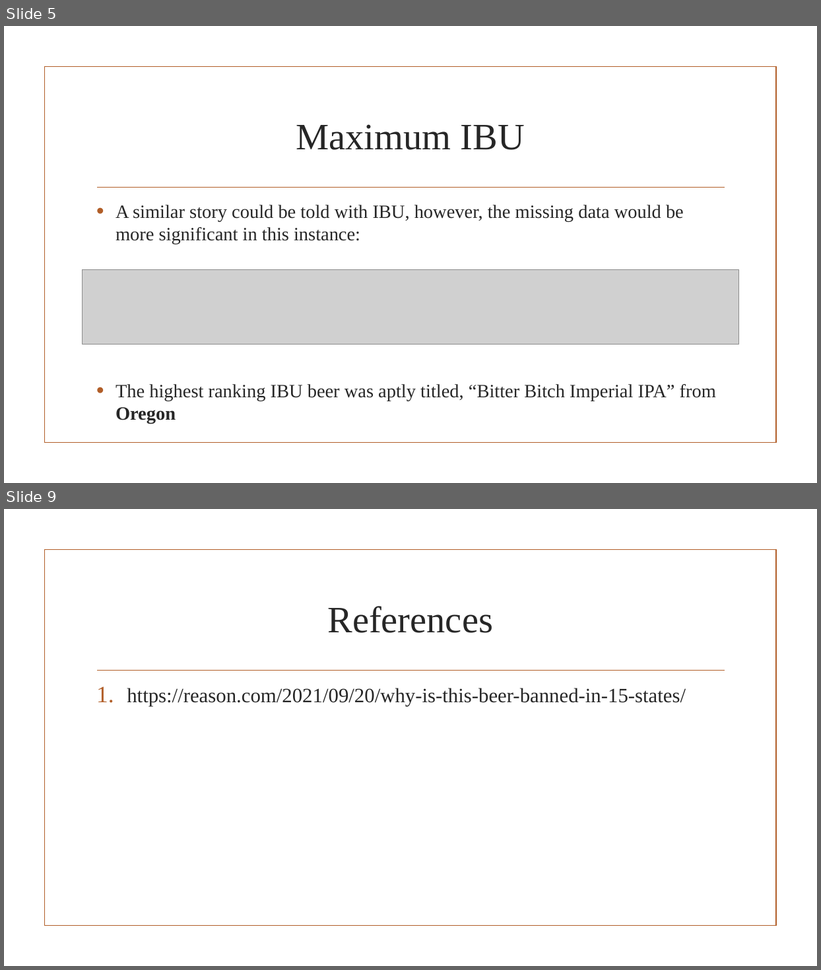
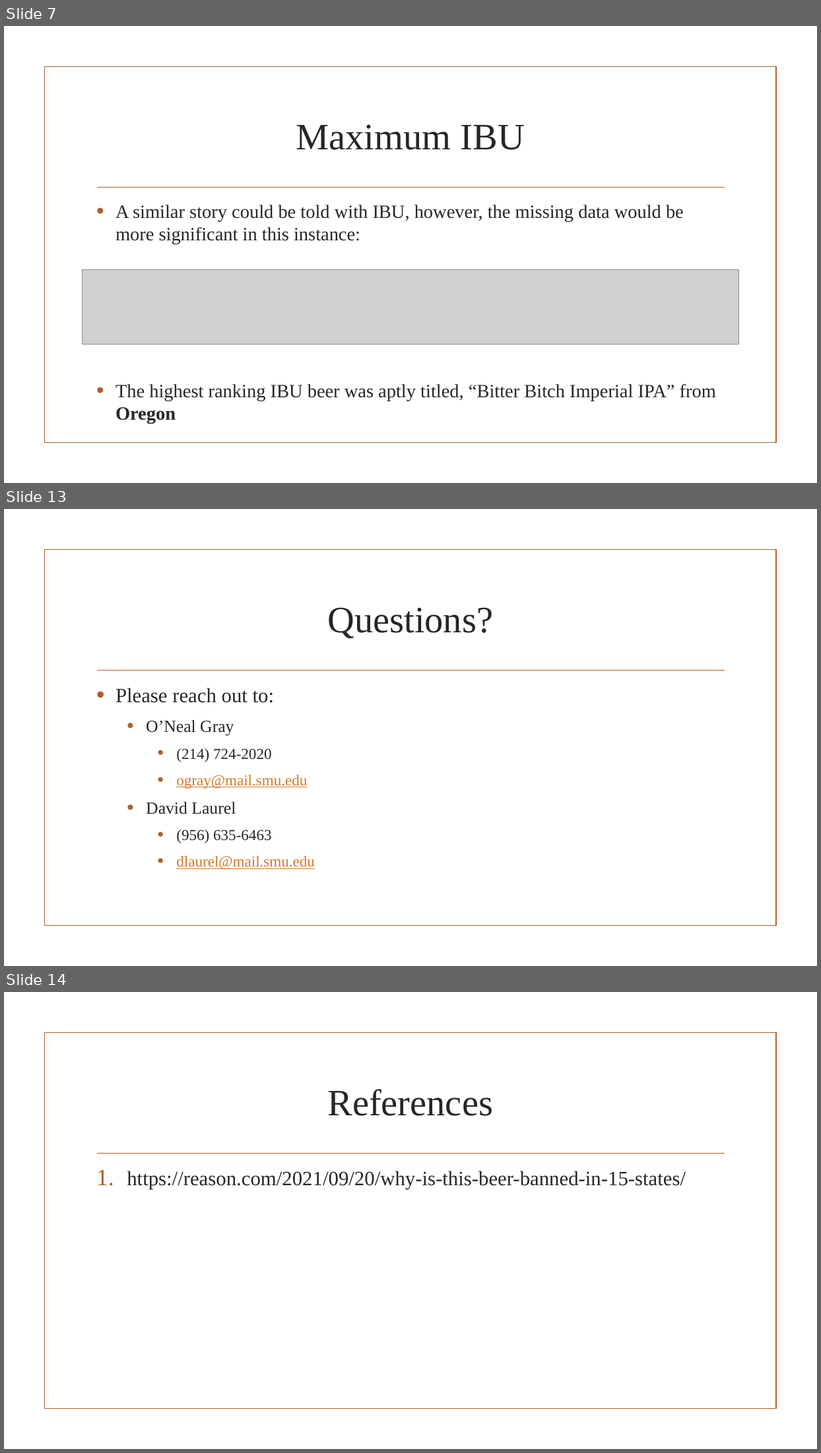
Before and after one commit to DHLaurel/DoingDataScience, a slide deck: BeersAndBreweries/EDA I – Part 1.pptx. Shown one above the other, each under a label of ours: slides 5 and 9 before the commit, slides 7, 13 and 14 after it; the slides between them are not shown. The pictures are 821x970 and 821x1453 pixels, drawn with LibreOffice and Linux fonts; fonts in the diff are those of the drawing; grey boxes stand for pictures; background and template pictures are left out. Boxes give left, top, right and bottom in pixels: in the first picture for what was removed or moved away, otherwise in the second. Text is boxed around its words. In the diff, an @@ line names an element or a change of style, - is before the commit and + after.

```diff
--- a/BeersAndBreweries/EDA I – Part 1.pptx
+++ b/BeersAndBreweries/EDA I – Part 1.pptx
@@ slide 13 added at [4,509,817,966], background picture (left out); not listed: 2 template elements that a slide beside it also shows @@
@@ title added at [327,607,493,638], 44 pt, text #262626 @@
+Questions?
@@ text added at [116,688,315,870], 18 pt, text #262626 @@
+• Please reach out to:
+  • O’Neal Gray
+    • (214) 724-2020
+    • ogray@mail.smu.edu
+  • David Laurel
+    • (956) 635-6463
+    • dlaurel@mail.smu.edu
@@ what was slide 5 is now slide 7 @@
@@ what was slide 9 is now slide 14 @@
```
Also in this commit, not shown: 6 slides changed, 4 other slides added, 2 other files.
